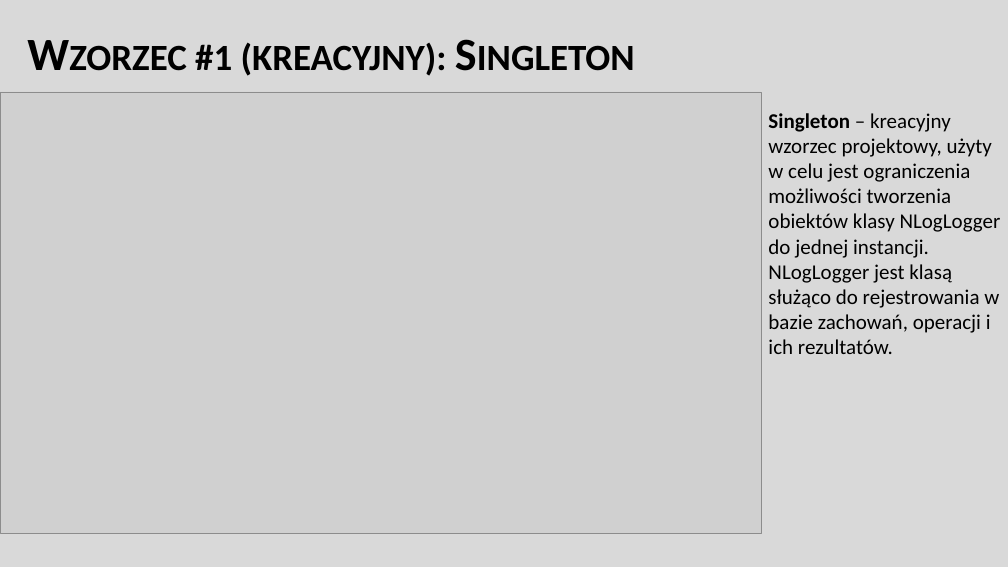
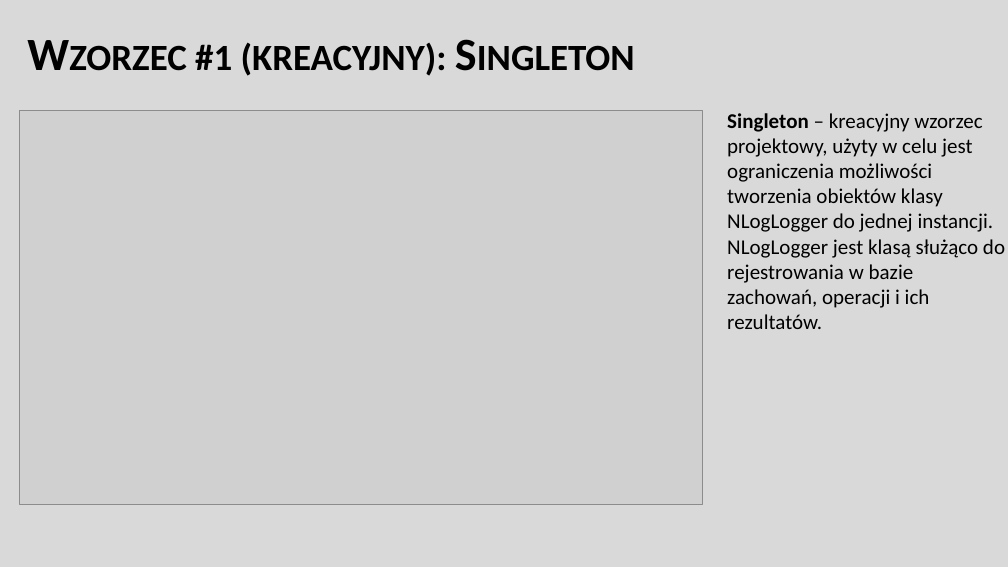
Before and after one commit to adambajguz/MusicPlayer, a slide deck: slide 6 of Documentation - PL/ZTP Dokumentation.pptx. Drawn at 1008x567 pixels with LibreOffice and Linux fonts; fonts in the diff are those of the drawing; grey boxes stand for pictures. Boxes give left, top, right and bottom in pixels: in the first picture for what was removed or moved away, otherwise in the second. Text is boxed around its words. In the diff, an @@ line names an element or a change of style, - is before the commit and + after.

```diff
--- a/Documentation - PL/ZTP Dokumentation.pptx
+++ b/Documentation - PL/ZTP Dokumentation.pptx
@@ picture resized from (x1=0, y1=92, x2=761, y2=533) to (x1=20, y1=110, x2=702, y2=504) @@
@@ text "Singleton – kreacyjny wzorzec projektowy, ..." rewrapped from (x1=768, y1=113, x2=1001, y2=354) to (x1=727, y1=113, x2=1005, y2=329) @@
```
Also in this commit, not shown: 19 other slides changed, 11 other files.
